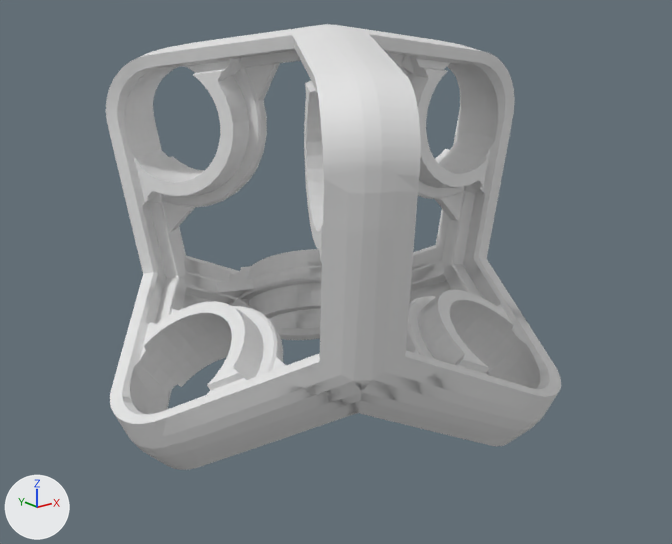
What one commit did to the Blender file 4d2mc.mech.mag.blend.
Both versions are drawn from a 50 mm lens placed at (-34.7, -44.1, 15.4), pointed at (-0.2, -1.1, -1.8). The axes (+X, +Y, +Z) are drawn at lower left. The lights are the same throughout.

Objects in the first picture: 'Tetra.Frame'.
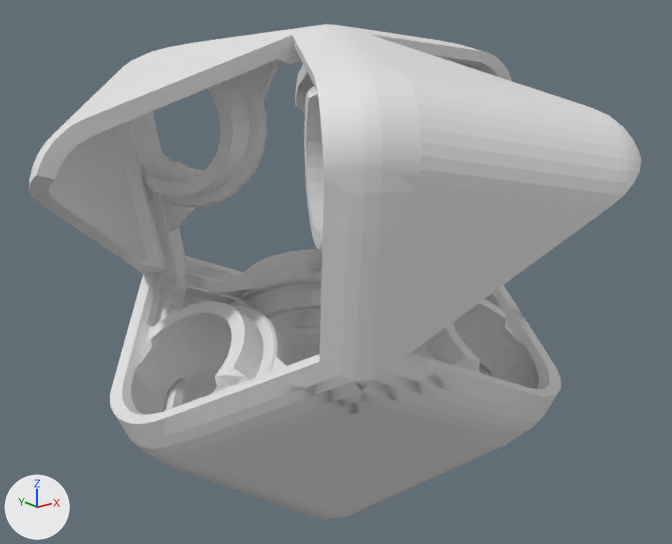
Commit message: working on frame - added some space between frame and the cap

Where the change shows, as pixel boxes [x1, y1, x2, y2] in the pictures (672 x 544 px; the box of a moved part takes in the faces that stretch with it):
'Tetra.Frame', reshaped
    before: [106, 24, 561, 470]
    after: [110, 24, 561, 470]
'Tetra.Side', shown
    after: [29, 34, 641, 519]
part 1 of me_sphere_004, moved or reshaped
    before: [106, 35, 561, 424]
    after: [110, 42, 561, 424]
part 2 of me_sphere_004, moved or reshaped
    before: [110, 34, 549, 405]
    after: [110, 35, 561, 424]

The change, as a list of edits to the scene's bpy script:
```text
Change me_sphere_004:
    used by ob_tetra_frame; location = (0.0, 0.0, 0.0)
    remove me_sphere_004.from_pydata(...)  # 659 vertices, 626 faces; spans x -14.78..-4.96, y -10.6..0.0, z -11.38..-2.66
    add me_sphere_004.from_pydata(...)  # 655 vertices, 628 faces; spans x -14.78..-4.96, y -10.6..0.0, z -11.38..-2.66
    me_sphere_004 part 1
    4 vertices are removed from x -9.08..-7.63, y -5.13..-3.6, z -8.75..-7.59
    11 faces are deleted
    13 vertices in x -11.66..-5.14, y -8.9..-0.29, z -10.22..-5.84 move by (-0.08, 0.0, 0.11)
    5 vertices in x -11.37..-7.84, y -5.78..-1.47, z -10.6..-8.1 move by (-0.04, -0.03, -0.04)
    5 vertices in x -11.68..-11.02, y -2.08..-0.11, z -10.22..-9.9 move by (-0.07, 0.0, 0.11)
    4 vertices in x -10.89..-5.68, y -8.27..-2.25, z -9.84..-6.23 move by (-0.08, 0.0, 0.12)
    3 vertices in x -9.76..-7.96, y -5.64..-3.57, z -8.84..-7.57 move by (-0.09, 0.0, 0.13)
    3 vertices in x -11.65..-11.4, y -1.41..-0.47, z -10.2..-10.07 move by (-0.07, 0.0, 0.1)
    19 vertices move from x -11.68..-5.14, y -8.9..0.0, z -10.81..-6.19 to x -11.76..-5.16, y -8.94..0.0, z -10.86..-6.22
    2 vertices are added at (-7.78, -4.95, -7.35), (-8.85, -3.72, -8.13)
    12 new faces join them
    me_sphere_004 part 2
    4 vertices are removed from x -11.2..-9.76, y -5.13..-3.6, z -5.73..-4.55
    11 faces are deleted
    12 vertices in x -13.52..-11.89, y -3.38..-0.11, z -7.6..-6.32 move by (0.07, 0.0, -0.11)
    6 vertices in x -13.09..-7.22, y -8.9..-1.91, z -7.19..-2.9 move by (0.08, 0.0, -0.11)
    6 vertices in x -12.86..-7.76, y -8.27..-2.31, z -6.95..-3.28 move by (0.08, 0.0, -0.12)
    3 vertices in x -13.3..-13.16, y -1.77..-1.41, z -7.39..-7.25 move by (0.08, 0.0, -0.1)
    3 vertices in x -11.75..-10.25, y -5.78..-4.05, z -5.75..-4.69 move by (-0.05, -0.03, -0.03)
    22 vertices move from x -14.09..-7.55, y -8.9..0.0, z -7.61..-2.78 to x -14.09..-7.58, y -8.94..0.0, z -7.71..-2.8
    2 vertices are added at (-9.53, -4.95, -4.89), (-10.61, -3.72, -5.64)
    12 new faces join them
Change ob_tetra_side:
    remove ob_tetra_side.hide_set(True)
```
